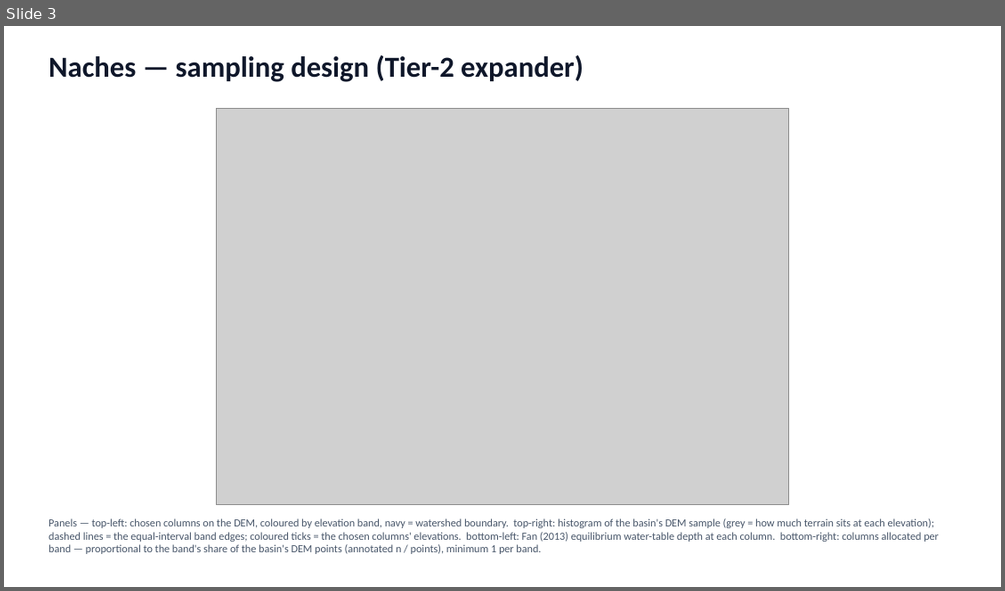
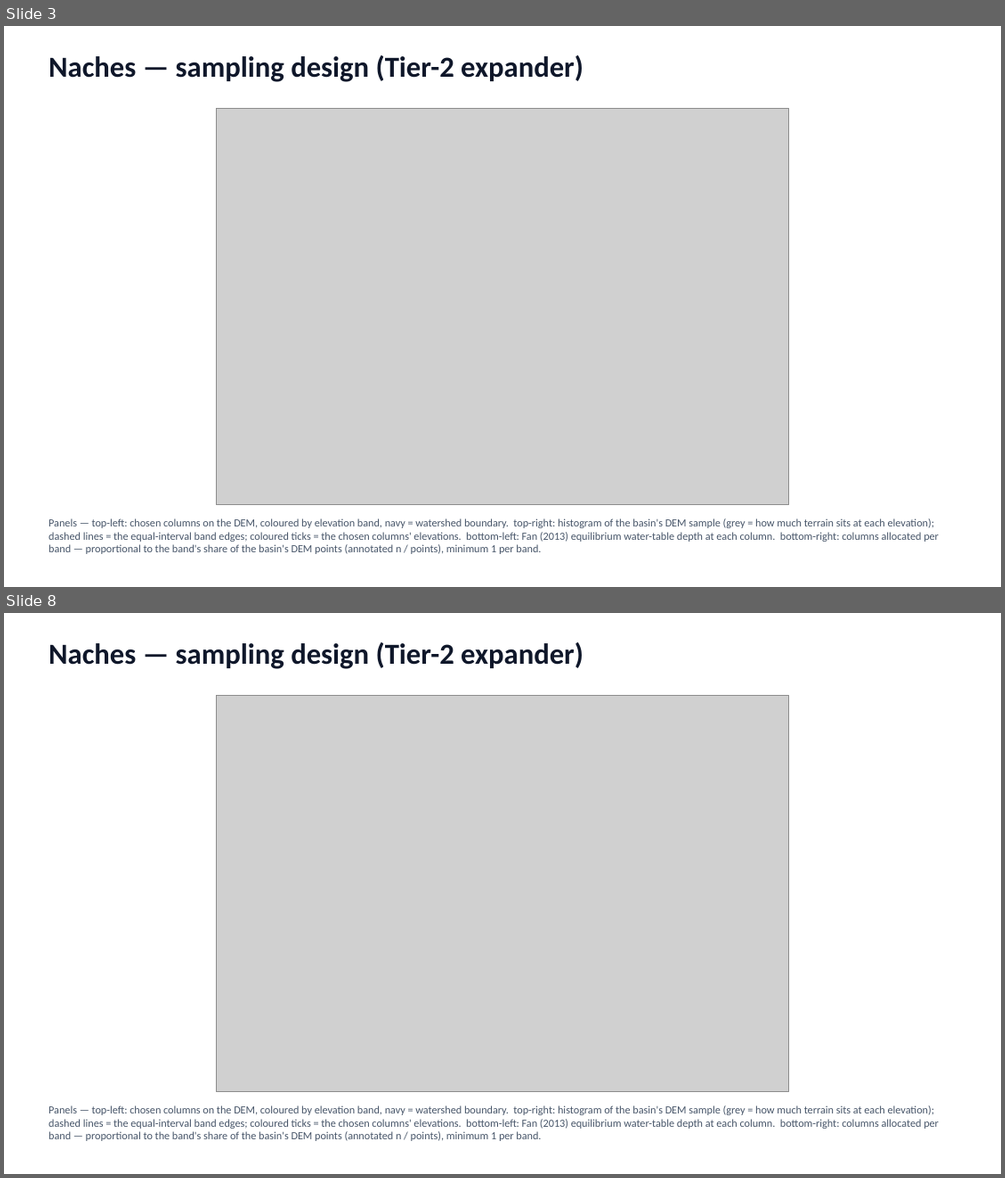
Before and after one commit to hoangtv1899/multi-agent-framework, a slide deck: docs/slides/story_20260704.pptx. Shown one above the other, each under a label of ours: slide 3 before the commit, slides 3 and 8 after it; the slides between them are not shown. The pictures are 1005x591 and 1005x1178 pixels, drawn with LibreOffice and Linux fonts; fonts in the diff are those of the drawing; grey boxes stand for pictures. Boxes give left, top, right and bottom in pixels: in the first picture for what was removed or moved away, otherwise in the second. Text is boxed around its words. In the diff, an @@ line names an element or a change of style, - is before the commit and + after.

```diff
--- a/docs/slides/story_20260704.pptx
+++ b/docs/slides/story_20260704.pptx
@@ slide 3 added at <box>4,26,1001,587</box>, background #FFFFFF @@
@@ text added at <box>48,55,583,82</box>, 28 pt, text #0F172A, bold @@
+Naches — sampling design (Tier-2 expander)
@@ picture added at <box>217,108,789,505</box> @@
@@ text added at <box>48,518,938,554</box>, 10.5 pt, text #475569 @@
+Panels — top-left: chosen columns on the DEM, coloured by elevation band, navy = watershed boundary. top-right: histogram of the basin's DEM sample (grey = how much terrain sits at each elevation); dashed lines = the equal-interval band edges; coloured ticks = the chosen columns' elevations. bottom-left: Fan (2013) equilibrium water-table depth at each column. bottom-right: columns allocated per band — proportional to the band's share of the basin's DEM points (annotated n / points), minimum 1 per band.
@@ what was slide 3 is now slide 8 @@
```
Also in this commit, not shown: 10 slides changed, 5 other slides added.
